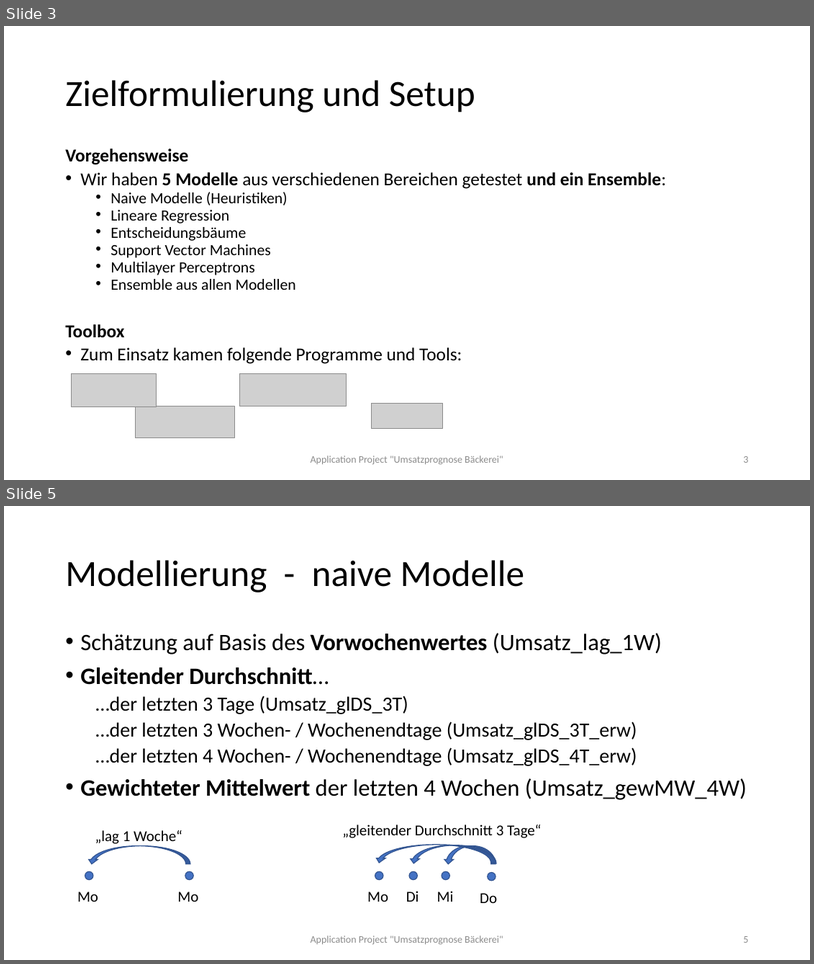
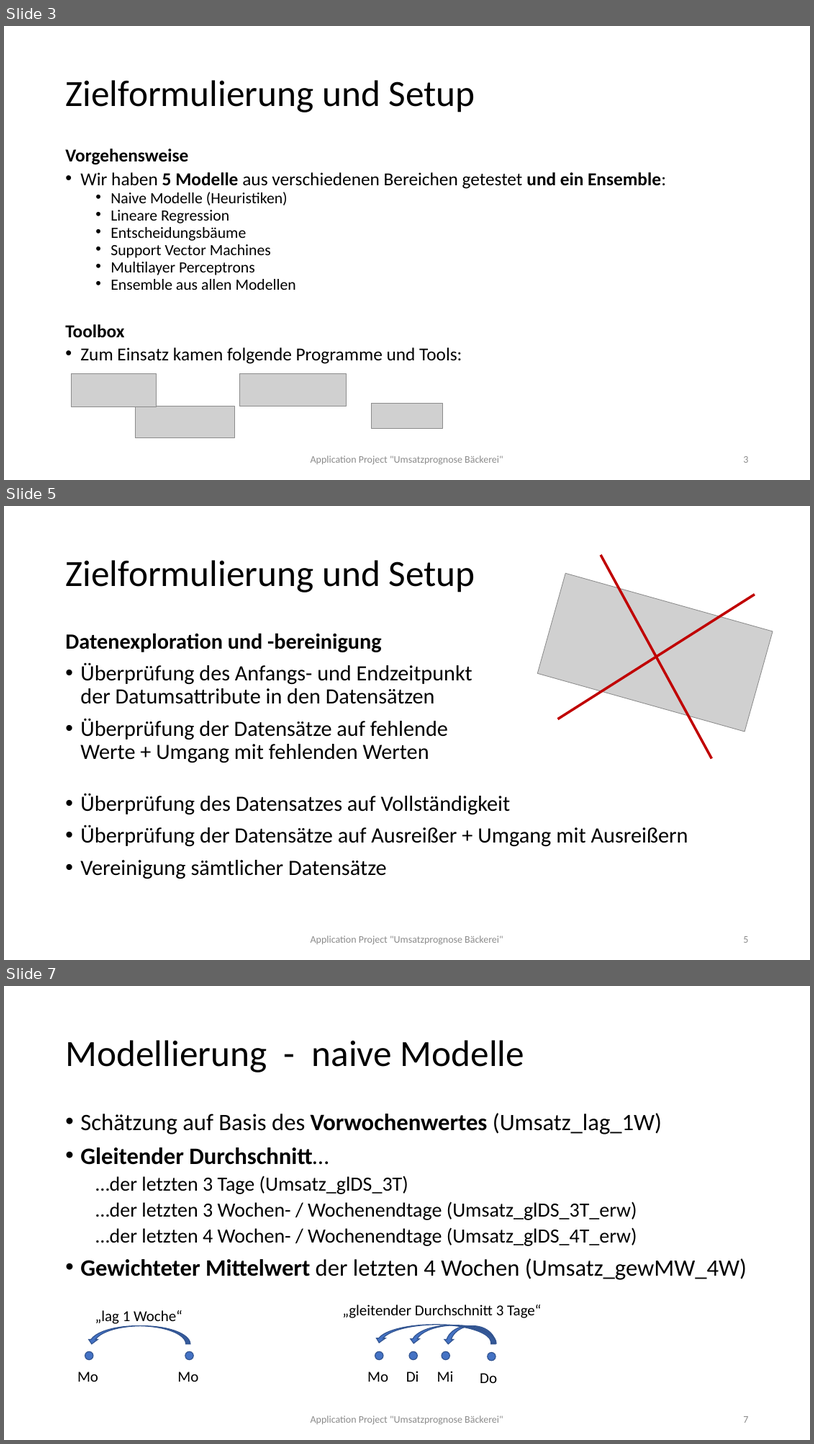
Before and after one commit to ChristinaMaedge/Application_Project, a slide deck: ApplicationProject_UmsatzprognoseBäckerei_v2.pptx. Shown one above the other, each under a label of ours: slides 3 and 5 before the commit, slides 3, 5 and 7 after it; the slides between them are not shown. The pictures are 814x964 and 814x1444 pixels, drawn with LibreOffice and Linux fonts; fonts in the diff are those of the drawing; grey boxes stand for pictures. Boxes give left, top, right and bottom in pixels: in the first picture for what was removed or moved away, otherwise in the second. Text is boxed around its words. In the diff, an @@ line names an element or a change of style, - is before the commit and + after.

```diff
--- a/ApplicationProject_UmsatzprognoseBäckerei_v2.pptx
+++ b/ApplicationProject_UmsatzprognoseBäckerei_v2.pptx
@@ slide 5 added at (4, 506, 810, 960), background #FFFFFF @@
@@ title added at (65, 560, 476, 592), 44 pt, text #000000 @@
+Zielformulierung und Setup
@@ line added from (601, 555) to (712, 758), #C00000 3 pt @@
@@ picture added at (538, 573, 773, 731) @@
@@ line added from (558, 719) to (756, 595), #C00000 3 pt @@
@@ text added at (65, 633, 473, 763), 25.9 pt, text #000000 @@
+Datenexploration und -bereinigung
+• Überprüfung des Anfangs- und Endzeitpunkt der Datumsattribute in den Datensätzen
+• Überprüfung der Datensätze auf fehlende Werte + Umgang mit fehlenden Werten
@@ text added at (80, 793, 689, 879), 26 pt, text #000000 @@
+• Überprüfung des Datensatzes auf Vollständigkeit
+• Überprüfung der Datensätze auf Ausreißer + Umgang mit Ausreißern
+• Vereinigung sämtlicher Datensätze
@@ text added at (311, 935, 503, 944), 12 pt, text #8C8C8C @@
+Application Project "Umsatzprognose Bäckerei"
@@ page number added at (743, 936, 748, 942), 12 pt, text #8C8C8C @@
+5
@@ what was slide 5 is now slide 7 @@
@@ page number at (743, 1416, 748, 1422): text changed @@
-5
+7
```
Also in this commit, not shown: 4 slides changed, 2 other slides added, 2 other files.
